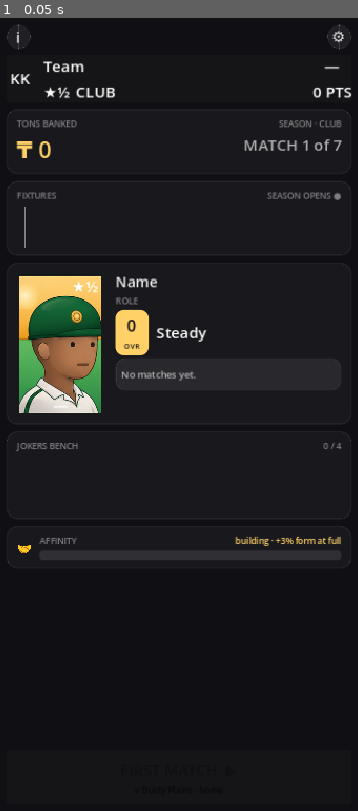
Above: before the commit, frame 1.
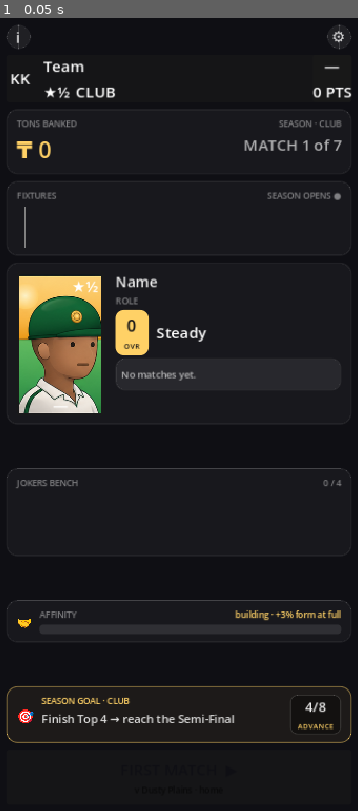
Above: after the commit, the same moment.

Repository: nico101rsa/cricket-v3
Game: Godot game, scene res://scenes/season_hub/season_hub.tscn
Same seed, same stepped clock (60 frames per second), same inputs: the game is played once before the commit and once after it. This scene is started directly instead of the project's main scene.
Inputs:
- Up to frame 1 (0.05 s): no input

The runs differ from the first frame. In frame 1, 3.4% of the frame differs, in the area x 1-99%, y 53-92%.

Commit message:
fix: Season Hub hi-fi v2 polish — design-track review fixes + Season Goal strip (#83)
Off the updated GODOT-AI-PROMPT.md review of the v2 build:
- position pill is now a real dark PanelContainer (rgba(0,0,0,.35)+border) — the '—' no longer floats bare on the green header
- conditions copy 'CLUB · FLAT & WARM' (was 'CLUB · CLUB FLAT & WARM' — level word repeated); tons band shows 'SEASON n · CLUB' (n from CareerState.seasons_played)
- new Season Goal strip (gold-tinted): 🎯 'SEASON GOAL · CLUB' / 'Finish Top 4 → reach the Semi-Final' + '4/8 · ADVANCE' pill
- vertical rhythm: distribute lower slack across even spacers (SpA/SpB/GoalSpacerTop) so no dead gap in the lower third

677 tests green.

Co-authored-by: Claude Opus 4.8 <noreply@anthropic.com>

Diff:
--- a/scenes/season_hub/season_hub.gd
+++ b/scenes/season_hub/season_hub.gd
@@ -51,6 +51,23 @@
 	_root.get_node("CardPanel").add_theme_stylebox_override("panel", UIStyle.panel())
 	_root.get_node("JokersPanel").add_theme_stylebox_override("panel", UIStyle.panel())
 	_root.get_node("AffinityPanel").add_theme_stylebox_override("panel", UIStyle.panel())
+	_root.get_node("SeasonGoal").add_theme_stylebox_override("panel", UIStyle.goal_panel())
+	var target := UIStyle.pill(Color(0, 0, 0, 0.35))
+	target.set_border_width_all(1); target.border_color = Palette.BORDER
+	_root.get_node("SeasonGoal/GoalRow/TargetPill").add_theme_stylebox_override("panel", target)
+	# goal strip labels
+	var gcap: Label = _root.get_node("SeasonGoal/GoalRow/GoalCol/GoalCap")
+	gcap.add_theme_color_override("font_color", Palette.GOLD)
+	gcap.add_theme_font_size_override("font_size", 9)
+	_root.get_node("SeasonGoal/GoalRow/GoalCol/GoalText").add_theme_color_override("font_color", Palette.WHITE_SOFT)
+	_root.get_node("SeasonGoal/GoalRow/GoalCol/GoalText").add_theme_font_size_override("font_size", 12)
+	_root.get_node("SeasonGoal/GoalRow/GoalIcon").add_theme_font_size_override("font_size", 18)
+	var tnum: Label = _root.get_node("SeasonGoal/GoalRow/TargetPill/TargetCol/TargetNum")
+	tnum.add_theme_color_override("font_color", Palette.WHITE)
+	tnum.add_theme_font_size_override("font_size", 14)
+	var tcap: Label = _root.get_node("SeasonGoal/GoalRow/TargetPill/TargetCol/TargetCap")
+	tcap.add_theme_color_override("font_color", Palette.GOLD)
+	tcap.add_theme_font_size_override("font_size", 8)
 	_root.get_node("CardPanel/PlayerCard/CardInfo/OvrFormRow/OvrTile").add_theme_stylebox_override("panel", UIStyle.ovr_tile())
 	_root.get_node("CardPanel/PlayerCard/CardInfo/CareerArea/EmptyState").add_theme_stylebox_override("panel", UIStyle.joker_slot(false))
 	# uppercase dim section labels
@@ -166,6 +183,7 @@
 	_render_card()
 	_render_jokers()
 	_render_affinity(cset)
+	_render_goal()
 	_render_cta(cset)
 
 func _render_topbar(cset: Dictionary) -> void:
@@ -183,13 +201,14 @@
 	stars.text = _stars_str(_view.team_stars)
 	stars.add_theme_color_override("font_color", Palette.GOLD)
 	var chip: Label = _root.get_node("TopbarPanel/Header/TeamId/MetaRow/LevelChip")
-	chip.text = _level_word(_view.level).to_upper()
+	chip.text = "%s · %s" % [_level_word(_view.level).to_upper(), _conditions().to_upper()]
 	chip.add_theme_stylebox_override("normal", UIStyle.pill(Color(0, 0, 0, 0.25)))
 	chip.add_theme_color_override("font_color", Palette.WHITE_SOFT)
 	chip.add_theme_font_size_override("font_size", 9)
-	# position pill — "—" / 0 PTS until a result exists (no fake "1st")
-	var posn: Label = _root.get_node("TopbarPanel/Header/PosPill/PosNum")
-	var pospts: Label = _root.get_node("TopbarPanel/Header/PosPill/PosPts")
+	# position pill — "—" / 0 PTS until a result exists (no fake "1st"); dark bg so
+	# the dash never floats bare on the green header.
+	var posn: Label = _root.get_node("TopbarPanel/Header/PosPill/PosCol/PosNum")
+	var pospts: Label = _root.get_node("TopbarPanel/Header/PosPill/PosCol/PosPts")
 	if _played() == 0:
 		posn.text = "—"
 		pospts.text = "0 PTS"
@@ -200,12 +219,15 @@
 	posn.add_theme_font_size_override("font_size", 17)
 	pospts.add_theme_color_override("font_color", Palette.WHITE_MID)
 	pospts.add_theme_font_size_override("font_size", 8)
-	_root.get_node("TopbarPanel/Header/PosPill").add_theme_stylebox_override("panel", UIStyle.pill(Color(0, 0, 0, 0.28)))
+	var pp := UIStyle.pill(Color(0, 0, 0, 0.35))
+	pp.set_border_width_all(1)
+	pp.border_color = Palette.BORDER
+	_root.get_node("TopbarPanel/Header/PosPill").add_theme_stylebox_override("panel", pp)
 
 func _render_tons() -> void:
 	_root.get_node("TonsPanel/TonsRow/TonsCol/TonsChip").text = "₸ %d" % _view.tons_balance
-	_root.get_node("TonsPanel/TonsRow/ContextCol/SeasonLabel").text = "%s · %s" % [
-		_level_word(_view.level).to_upper(), _view.tour_name.to_upper()]
+	_root.get_node("TonsPanel/TonsRow/ContextCol/SeasonLabel").text = "SEASON %d · %s" % [
+		_season_no(), _level_word(_view.level).to_upper()]
 	_root.get_node("TonsPanel/TonsRow/ContextCol/ProgressLabel").text = "MATCH %d of %d" % [
 		mini(_played() + 1, _view.match_count), _view.match_count]
 
@@ -349,6 +371,11 @@
 	bar.max_value = AFF_FULL
 	bar.value = clampf(float(_view.affinity), 0.0, AFF_FULL)
 
+# Season Goal strip — what the season is FOR (fills the lower third with stakes).
+# Top-4-of-8 reaches the Semi-Final (spec copy; level word is dynamic).
+func _render_goal() -> void:
+	_root.get_node("SeasonGoal/GoalRow/GoalCol/GoalCap").text = "SEASON GOAL · %s" % _level_word(_view.level).to_upper()
+
 func _render_cta(cset: Dictionary) -> void:
 	_root.get_node("CTA").add_theme_stylebox_override("normal", UIStyle.cta(Palette.GOLD))
 	_root.get_node("CTA").add_theme_stylebox_override("hover", UIStyle.cta(Palette.GOLD.lightened(0.05)))
@@ -421,3 +448,15 @@
 
 func _level_word(level: int) -> String:
 	return ["Club", "City", "Province"][clampi(level, 0, 2)]
+
+# Conditions only (tour_name is "Club Flat & Warm" → "Flat & Warm"), so the meta
+# chip reads "CLUB · FLAT & WARM" not "CLUB · CLUB FLAT & WARM".
+func _conditions() -> String:
+	var lvl := _level_word(_view.level)
+	var t := _view.tour_name
+	if t.begins_with(lvl + " "):
+		return t.substr(lvl.length() + 1)
+	return t
+
+func _season_no() -> int:
+	return (_career.seasons_played + 1) if _career != null else 1
--- a/scenes/season_hub/season_hub.tscn
+++ b/scenes/season_hub/season_hub.tscn
@@ -88,15 +88,18 @@
 layout_mode = 2
 text = "CLUB"
 
-[node name="PosPill" type="VBoxContainer" parent="Margin/Root/TopbarPanel/Header"]
-layout_mode = 2
-
-[node name="PosNum" type="Label" parent="Margin/Root/TopbarPanel/Header/PosPill"]
+[node name="PosPill" type="PanelContainer" parent="Margin/Root/TopbarPanel/Header"]
+layout_mode = 2
+
+[node name="PosCol" type="VBoxContainer" parent="Margin/Root/TopbarPanel/Header/PosPill"]
+layout_mode = 2
+
+[node name="PosNum" type="Label" parent="Margin/Root/TopbarPanel/Header/PosPill/PosCol"]
 layout_mode = 2
 horizontal_alignment = 1
 text = "—"
 
-[node name="PosPts" type="Label" parent="Margin/Root/TopbarPanel/Header/PosPill"]
+[node name="PosPts" type="Label" parent="Margin/Root/TopbarPanel/Header/PosPill/PosCol"]
 layout_mode = 2
 horizontal_alignment = 1
 text = "0 PTS"
@@ -264,6 +267,10 @@
 autowrap_mode = 3
 text = ""
 
+[node name="SpA" type="Control" parent="Margin/Root"]
+layout_mode = 2
+size_flags_vertical = 3
+
 [node name="JokersPanel" type="PanelContainer" parent="Margin/Root"]
 layout_mode = 2
 
@@ -287,6 +294,10 @@
 custom_minimum_size = Vector2(0, 56)
 layout_mode = 2
 theme_override_constants/separation = 6
+
+[node name="SpB" type="Control" parent="Margin/Root"]
+layout_mode = 2
+size_flags_vertical = 3
 
 [node name="AffinityPanel" type="PanelContainer" parent="Margin/Root"]
 layout_mode = 2
@@ -324,9 +335,50 @@
 value = 0.0
 show_percentage = false
 
-[node name="Spacer" type="Control" parent="Margin/Root"]
+[node name="GoalSpacerTop" type="Control" parent="Margin/Root"]
 layout_mode = 2
 size_flags_vertical = 3
+
+[node name="SeasonGoal" type="PanelContainer" parent="Margin/Root"]
+layout_mode = 2
+
+[node name="GoalRow" type="HBoxContainer" parent="Margin/Root/SeasonGoal"]
+layout_mode = 2
+theme_override_constants/separation = 8
+
+[node name="GoalIcon" type="Label" parent="Margin/Root/SeasonGoal/GoalRow"]
+layout_mode = 2
+vertical_alignment = 1
+text = "🎯"
+
+[node name="GoalCol" type="VBoxContainer" parent="Margin/Root/SeasonGoal/GoalRow"]
+layout_mode = 2
+size_flags_horizontal = 3
+
+[node name="GoalCap" type="Label" parent="Margin/Root/SeasonGoal/GoalRow/GoalCol"]
+layout_mode = 2
+text = "SEASON GOAL · CLUB"
+
+[node name="GoalText" type="Label" parent="Margin/Root/SeasonGoal/GoalRow/GoalCol"]
+layout_mode = 2
+autowrap_mode = 3
+text = "Finish Top 4 → reach the Semi-Final"
+
+[node name="TargetPill" type="PanelContainer" parent="Margin/Root/SeasonGoal/GoalRow"]
+layout_mode = 2
+
+[node name="TargetCol" type="VBoxContainer" parent="Margin/Root/SeasonGoal/GoalRow/TargetPill"]
+layout_mode = 2
+
+[node name="TargetNum" type="Label" parent="Margin/Root/SeasonGoal/GoalRow/TargetPill/TargetCol"]
+layout_mode = 2
+horizontal_alignment = 1
+text = "4/8"
+
+[node name="TargetCap" type="Label" parent="Margin/Root/SeasonGoal/GoalRow/TargetPill/TargetCol"]
+layout_mode = 2
+horizontal_alignment = 1
+text = "ADVANCE"
 
 [node name="CTA" type="Button" parent="Margin/Root"]
 custom_minimum_size = Vector2(0, 58)
--- a/scripts/ui/ui_style.gd
+++ b/scripts/ui/ui_style.gd
@@ -84,6 +84,15 @@
 	sb.content_margin_top = 12; sb.content_margin_bottom = 12
 	return sb
 
+# Season-goal strip: faint gold tint, gold border (stakes, not filler).
+static func goal_panel() -> StyleBoxFlat:
+	var sb := _box(Color(Palette.GOLD.r, Palette.GOLD.g, Palette.GOLD.b, 0.06), PANEL_RADIUS)
+	sb.set_border_width_all(1)
+	sb.border_color = Color(Palette.GOLD.r, Palette.GOLD.g, Palette.GOLD.b, 0.5)
+	sb.content_margin_left = 11; sb.content_margin_right = 11
+	sb.content_margin_top = 9; sb.content_margin_bottom = 9
+	return sb
+
 # Round 26×26 corner button (ⓘ / ⚙).
 static func corner_btn() -> StyleBoxFlat:
 	var sb := _box(Palette.SURFACE_2, 13)
--- a/tests/unit/test_season_hub_scene.gd
+++ b/tests/unit/test_season_hub_scene.gd
@@ -88,7 +88,7 @@
 	assert_true(root.get_node("CardPanel/PlayerCard/Portrait").is_visible_in_tree(), "portrait visible")
 	assert_not_null(root.get_node("CardPanel/PlayerCard/Portrait/PortraitTex").texture, "portrait art bound")
 	# position pill is "—" at season start (no fake "1st")
-	assert_eq(root.get_node("TopbarPanel/Header/PosPill/PosNum").text, "—", "no fake position pre-result")
+	assert_eq(root.get_node("TopbarPanel/Header/PosPill/PosCol/PosNum").text, "—", "no fake position pre-result")
 	# HARD RULE: never show raw skill stats
 	var labels := _all_label_text(root)
 	assert_false(labels.contains("PWR"), "no raw PWR stat leaked")
@@ -121,7 +121,7 @@
 		"CTA reads NEXT MATCH after a game")
 	assert_true(root.get_node("TonsPanel/TonsRow/ContextCol/ProgressLabel").text.contains("2 of 7"),
 		"progress reflects 1 played (about to play match 2)")
-	assert_ne(root.get_node("TopbarPanel/Header/PosPill/PosNum").text, "—", "a result exists → real position")
+	assert_ne(root.get_node("TopbarPanel/Header/PosPill/PosCol/PosNum").text, "—", "a result exists → real position")
 
 func test_boots_a_real_season_when_player_saved() -> void:
 	var p := _player()
Binary file changed: docs/mockups/season-hub-hifi-v2-built.png
Binary file changed: docs/mockups/season-hub-reference-v2.png
Not shown, changed: docs/superpowers/specs/2026-06-18-season-hub-hifi-v2-spec.md
